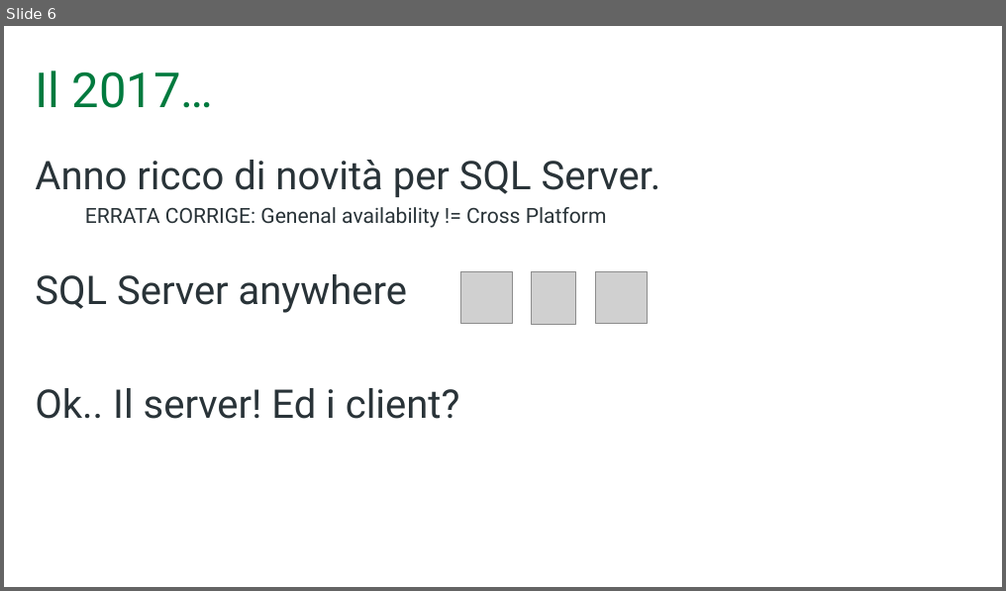
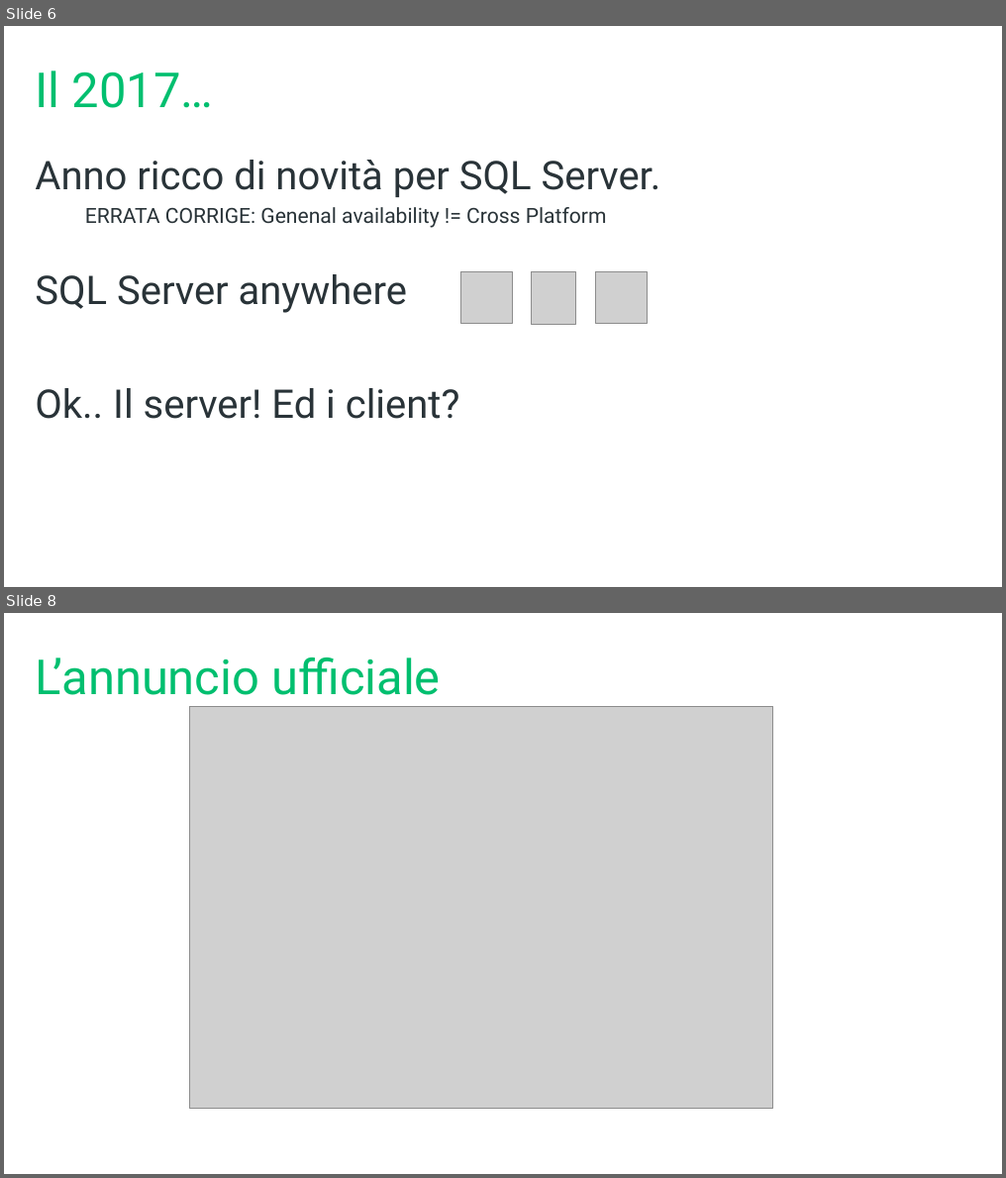
Before and after one commit to mrg3d/demo-opsstudio-repo, a slide deck: Introducing SQL Operations Studio.pptx. Shown one above the other, each under a label of ours: slide 6 before the commit, slides 6 and 8 after it; the slides between them are not shown. The pictures are 1006x591 and 1006x1178 pixels, drawn with LibreOffice and Linux fonts; fonts in the diff are those of the drawing; grey boxes stand for pictures; background and template pictures are left out. Boxes give left, top, right and bottom in pixels: in the first picture for what was removed or moved away, otherwise in the second. Text is boxed around its words. In the diff, an @@ line names an element or a change of style, - is before the commit and + after.

```diff
--- a/Introducing SQL Operations Studio.pptx
+++ b/Introducing SQL Operations Studio.pptx
@@ slide 8 added at box(4, 613, 1002, 1174), background #FFFFFF @@
@@ title added at box(36, 658, 440, 695), 44 pt, text #00BF6F @@
+L’annuncio ufficiale
@@ picture added at box(189, 706, 773, 1108) @@
@@ slide 6 changed as well @@
@@ title "Il 2017…" at box(36, 71, 214, 108): text colour #007A3E to #00BF6F @@
```
Also in this commit, not shown: 16 other slides changed, 7 other slides added, 4 slides removed.
